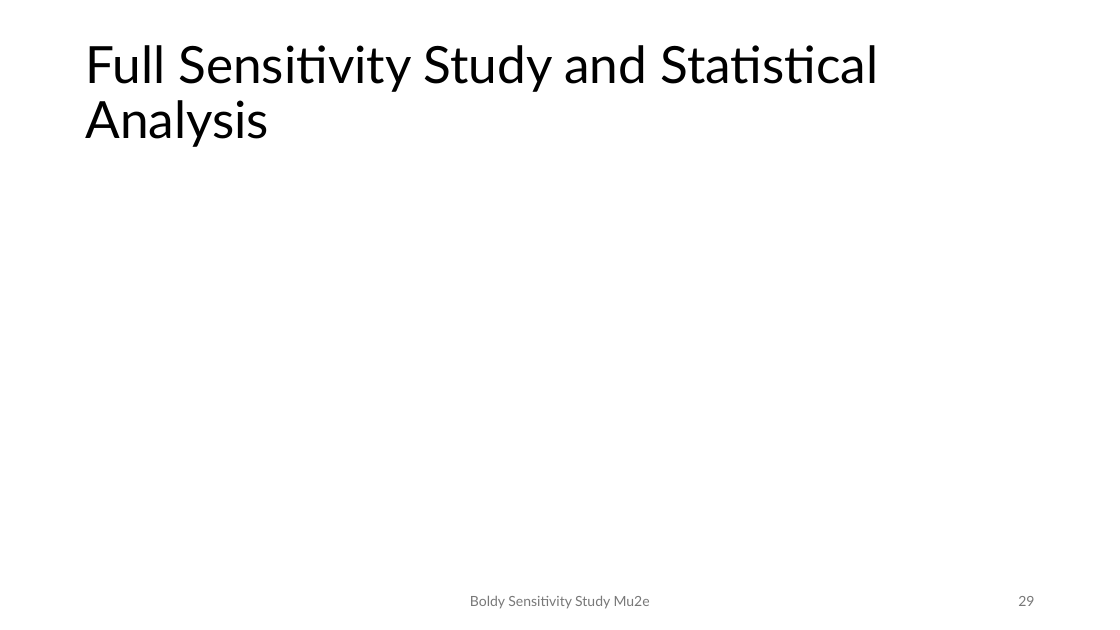
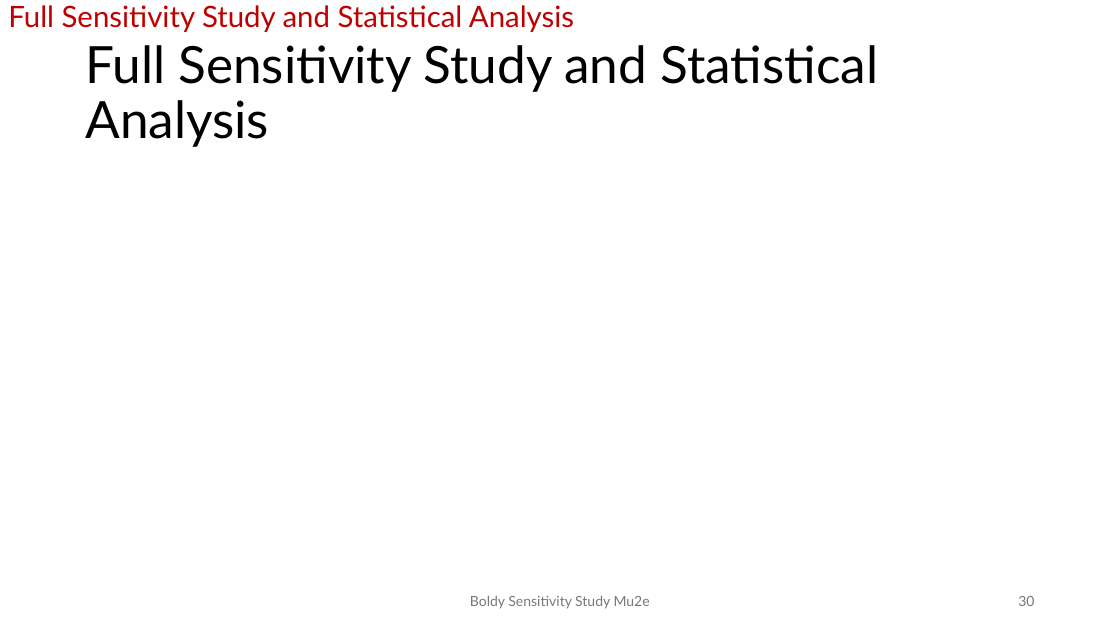
Before and after one commit to andrewboldy/DissertationAndProposalWriting, a slide deck: slide 30 of ProposalWriting/Presentation/BoldyProposalDefense [Autosaved].pptx (slide 29 before the commit). Drawn at 1120x630 pixels with LibreOffice and Linux fonts; fonts in the diff are those of the drawing. Boxes give left, top, right and bottom in pixels: in the first picture for what was removed or moved away, otherwise in the second. Text is boxed around its words. In the diff, an @@ line names an element or a change of style, - is before the commit and + after.

```diff
--- a/ProposalWriting/Presentation/BoldyProposalDefense [Autosaved].pptx
+++ b/ProposalWriting/Presentation/BoldyProposalDefense [Autosaved].pptx
@@ text added at (8,5,574,32), 25.2 pt, text #C00000 @@
+Full Sensitivity Study and Statistical Analysis
@@ page number at (1018,596,1034,606): text changed @@
-29
+30
```
Also in this commit, not shown: 25 other slides changed, 1 slide added.
